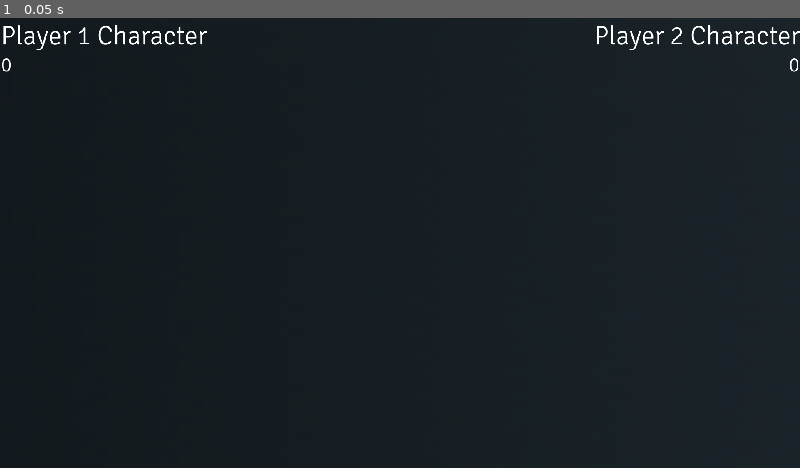
Above: before the commit, frame 1.
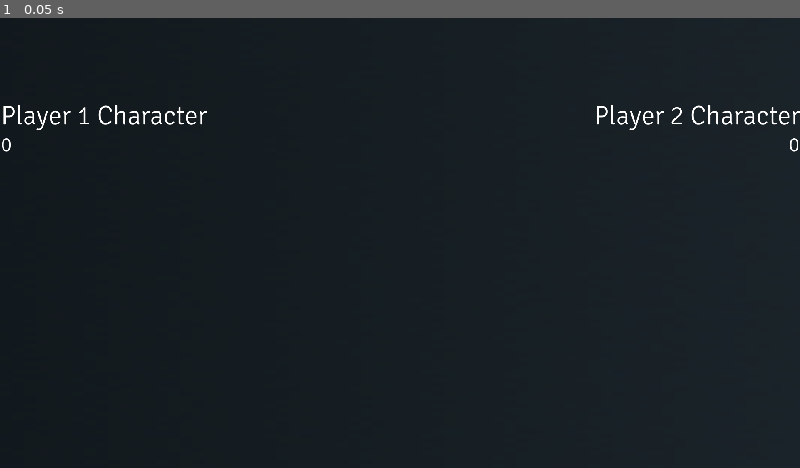
Above: after the commit, the same moment.

Repository: SHyguymoll/FightingGameEngine
Game: Godot game, scene res://scenes/Game.tscn
Same seed, same stepped clock (60 frames per second), same inputs: the game is played once before the commit and once after it. This scene is started directly instead of the project's main scene.
Inputs:
- Up to frame 1 (0.05 s): no input

The runs differ from the first frame. In frame 1, 1.3% of the frame differs, in the area x 0-100%, y 1-30%.
Error before the commit: Invalid get index 'tscnFile' (on base: 'Nil'). (res://scripts/Game.gd:32)
Error after the commit: Invalid get index 'tscnFile' (on base: 'Nil'). (res://scripts/Game.gd:61)

Commit message:
Added health bars, made variable names in texture and albedo functions more generic and added those functions to game.gd, moved contentFolder to CharacterDict singleton

Diff:
--- a/scenes/Game.tscn
+++ b/scenes/Game.tscn
@@ -28,17 +28,18 @@
 layer = 10
 
 [node name="P1Char" type="Label" parent="HUD"]
-margin_right = 40.0
-margin_bottom = 14.0
+margin_top = 192.0
+margin_right = 495.0
+margin_bottom = 272.0
 custom_fonts/font = SubResource( 1 )
 text = "Player 1 Character"
 
 [node name="P1Inputs" type="Label" parent="HUD"]
 anchor_top = 0.074
 anchor_bottom = 0.074
-margin_top = 0.0800018
+margin_top = 192.08
 margin_right = 495.0
-margin_bottom = 80.08
+margin_bottom = 272.08
 custom_fonts/font = SubResource( 2 )
 text = "0"
 
@@ -46,7 +47,8 @@
 anchor_left = 1.0
 anchor_right = 1.0
 margin_left = -495.0
-margin_bottom = 80.0
+margin_top = 192.0
+margin_bottom = 272.0
 custom_fonts/font = SubResource( 1 )
 text = "Player 2 Character"
 align = 2
@@ -57,9 +59,22 @@
 anchor_right = 0.999
 anchor_bottom = 0.074
 margin_left = -494.08
-margin_top = 0.0800018
+margin_top = 192.08
 margin_right = 1.91992
-margin_bottom = 80.08
+margin_bottom = 272.08
 custom_fonts/font = SubResource( 3 )
 text = "0"
 align = 2
+
+[node name="P1Health" type="TextureProgress" parent="HUD"]
+margin_left = 384.0
+margin_right = 896.0
+margin_bottom = 128.0
+value = 10.0
+fill_mode = 1
+
+[node name="P2Health" type="TextureProgress" parent="HUD"]
+margin_left = 1024.0
+margin_right = 1536.0
+margin_bottom = 128.0
+value = 10.0
--- a/scripts/CharactersDict.gd
+++ b/scripts/CharactersDict.gd
@@ -16,3 +16,6 @@
 var p2InpHan = []
 var p1curInpInd = 0
 var p2curInpInd = 0
+
+
+var contentFolder
--- a/scripts/Game.gd
+++ b/scripts/Game.gd
@@ -16,11 +16,40 @@
 const CAMERAMAXY = 10
 const MOVEMENTBOUNDX = 8
 
+
+func buildTexture(image: String, needsProcessing: bool = true) -> ImageTexture:
+	var finalTexture = ImageTexture.new()
+	var processedImage
+	if needsProcessing:
+		processedImage = Image.new()
+		processedImage.load(image)
+	else:
+		processedImage = ResourceLoader.load(image, "Image")
+	finalTexture.create_from_image(processedImage)
+	return finalTexture
+
+func buildAlbedo(image: String, needsProcessing = true, transparent: bool = false, unshaded: bool = true) -> SpatialMaterial:
+	var finalSpatial = SpatialMaterial.new()
+	var intermediateTexture = buildTexture(image, needsProcessing)
+	finalSpatial.set_texture(SpatialMaterial.TEXTURE_ALBEDO, intermediateTexture)
+	finalSpatial.flags_transparent = transparent
+	finalSpatial.flags_unshaded = unshaded
+	return finalSpatial
+
+
 func startGame():
+	$HUD/P1Health.texture_under = buildTexture(CharactersDict.contentFolder + "/Game/HUD/Player1Background.png")
+	$HUD/P1Health.texture_progress = buildTexture(CharactersDict.contentFolder + "/Game/HUD/Player1Bar.png")
+	$HUD/P1Health.max_value = player1.health
+	$HUD/P1Health.value = player1.health
 	player1.translation = Vector3(player1.STARTXOFFSET * -1,0,0)
 	player1.rightFacing = true
 	player1.stateCurrent = statesBase.Idle
 	$HUD/P1Char.text = CharactersDict.p1.charName
+	$HUD/P2Health.texture_under = buildTexture(CharactersDict.contentFolder + "/Game/HUD/Player2Background.png")
+	$HUD/P2Health.texture_progress = buildTexture(CharactersDict.contentFolder + "/Game/HUD/Player2Bar.png")
+	$HUD/P2Health.max_value = player2.health
+	$HUD/P2Health.value = player2.health
 	player2.translation = Vector3(player2.STARTXOFFSET,0,0)
 	player2.rightFacing = false
 	player2.stateCurrent = statesBase.Idle
--- a/scripts/Menu.gd
+++ b/scripts/Menu.gd
@@ -6,7 +6,6 @@
 var screen = "Menu"
 var fileManager = File.new()
 var folderManager = Directory.new()
-var contentFolder
 const reservedFolders = [ #Baseline folders in each Character
 	"Scripts",
 	"HelperScripts",
@@ -59,7 +58,7 @@
 				printerr("game failed to load")
 
 func findContent(debug: bool) -> void:
-	contentFolder = "res://Content" if debug else OS.get_executable_path().get_base_dir() + "/Content"
+	CharactersDict.contentFolder = "res://Content" if debug else OS.get_executable_path().get_base_dir() + "/Content"
 
 func searchCharacterFolders(start_dir: String) -> Array: #Recursive breadth-first search in /Content/Characters
 	var folders = []
@@ -91,16 +90,16 @@
 	return pckNames
 
 func prepareGame() -> String:
-	if !folderManager.dir_exists(contentFolder): return "Content Folder missing."
-	if !folderManager.dir_exists(contentFolder + "/Characters"): return "Character folder missing."
-	if !folderManager.dir_exists(contentFolder + "/Game"): return "Game folder missing."
-	var characterFolder = searchCharacterFolders(contentFolder + "/Characters")
+	if !folderManager.dir_exists(CharactersDict.contentFolder): return "Content Folder missing."
+	if !folderManager.dir_exists(CharactersDict.contentFolder + "/Characters"): return "Character folder missing."
+	if !folderManager.dir_exists(CharactersDict.contentFolder + "/Game"): return "Game folder missing."
+	var characterFolder = searchCharacterFolders(CharactersDict.contentFolder + "/Characters")
 	var foundPcks = searchCharacterPcks(characterFolder)
 	var numberID = 0
 	for pck in foundPcks:
 		if ProjectSettings.load_resource_pack(pck):
-			if !fileManager.file_exists(contentFolder.left(contentFolder.find_last("/Content")) + "/FolderName.gdc"): return "FolderName.gdc missing in pck " + pck
-			var folderName = ResourceLoader.load(contentFolder.left(contentFolder.find_last("/Content")) + "/FolderName.gdc").new()
+			if !fileManager.file_exists(CharactersDict.contentFolder.left(CharactersDict.contentFolder.find_last("/Content")) + "/FolderName.gdc"): return "FolderName.gdc missing in pck " + pck
+			var folderName = ResourceLoader.load(CharactersDict.contentFolder.left(CharactersDict.contentFolder.find_last("/Content")) + "/FolderName.gdc").new()
 			if !("folder" in folderName):
 				folderName.free()
 				return "folder variable missing in FolderName.gdc for pck " + pck
@@ -119,26 +118,26 @@
 	return "Characters loaded successfully."
 
 func buildTexture(image: String, needsProcessing: bool = true) -> ImageTexture:
-	var iconTexture = ImageTexture.new()
-	var iconImage
+	var finalTexture = ImageTexture.new()
+	var processedImage
 	if needsProcessing:
-		iconImage = Image.new()
-		iconImage.load(image)
+		processedImage = Image.new()
+		processedImage.load(image)
 	else:
-		iconImage = ResourceLoader.load(image, "Image")
-	iconTexture.create_from_image(iconImage)
-	return iconTexture
+		processedImage = ResourceLoader.load(image, "Image")
+	finalTexture.create_from_image(processedImage)
+	return finalTexture
 
 func buildAlbedo(image: String, needsProcessing = true, transparent: bool = false, unshaded: bool = true) -> SpatialMaterial:
-	var iconSpatial = SpatialMaterial.new()
-	var iconTexture = buildTexture(image, needsProcessing)
-	iconSpatial.set_texture(SpatialMaterial.TEXTURE_ALBEDO, iconTexture)
-	iconSpatial.flags_transparent = transparent
-	iconSpatial.flags_unshaded = unshaded
-	return iconSpatial
+	var finalSpatial = SpatialMaterial.new()
+	var intermediateTexture = buildTexture(image, needsProcessing)
+	finalSpatial.set_texture(SpatialMaterial.TEXTURE_ALBEDO, intermediateTexture)
+	finalSpatial.flags_transparent = transparent
+	finalSpatial.flags_unshaded = unshaded
+	return finalSpatial
 
 func prepareMenu() -> String:
-	var menuFolder = contentFolder + "/Game/Menu"
+	var menuFolder = CharactersDict.contentFolder + "/Game/Menu"
 	if !folderManager.file_exists(menuFolder + "/MenuBackground.png"): return "Menu Background missing."
 	if !folderManager.file_exists(menuFolder + "/Font.ttf"): return "Menu Font missing."
 	if !folderManager.file_exists(menuFolder + "/Logo/Logo.tscn"): return "Logo missing."
@@ -148,7 +147,7 @@
 	if !folderManager.file_exists(charSelFolder + "/CharacterSelectBackground.png"): return "Character Select Background missing."
 
 	$Background/Background.set_texture(buildTexture(menuFolder + "/MenuBackground.png"))
-	menuLogo = load(contentFolder + "/Game/Menu/Logo/Logo.tscn").instance()
+	menuLogo = load(CharactersDict.contentFolder + "/Game/Menu/Logo/Logo.tscn").instance()
 	menuLogo.set_translation(menuLogo.menuPos)
 	$Logo.add_child(menuLogo)
 	var dynamic_font = DynamicFont.new()
@@ -164,7 +163,7 @@
 	return convertedArray
 
 func loadCharSelect():
-	var characterFolder = contentFolder + "/Game/Menu/CharacterSelect"
+	var characterFolder = CharactersDict.contentFolder + "/Game/Menu/CharacterSelect"
 	$Background/Background.set_texture(buildTexture(characterFolder + "/CharacterSelectBackground.png"))
 	CharactersDict.charMap = []
 	if folderManager.file_exists(characterFolder + "/Custom.txt"): #custom shape
Binary file added: Content/Game/HUD/Player1Background.png
Not shown, added: Content/Game/HUD/Player1Background.png.import
Binary file added: Content/Game/HUD/Player1Bar.png
Not shown, added: Content/Game/HUD/Player1Bar.png.import
Binary file added: Content/Game/HUD/Player2Background.png
Not shown, added: Content/Game/HUD/Player2Background.png.import
Binary file added: Content/Game/HUD/Player2Bar.png
Not shown, added: Content/Game/HUD/Player2Bar.png.import
